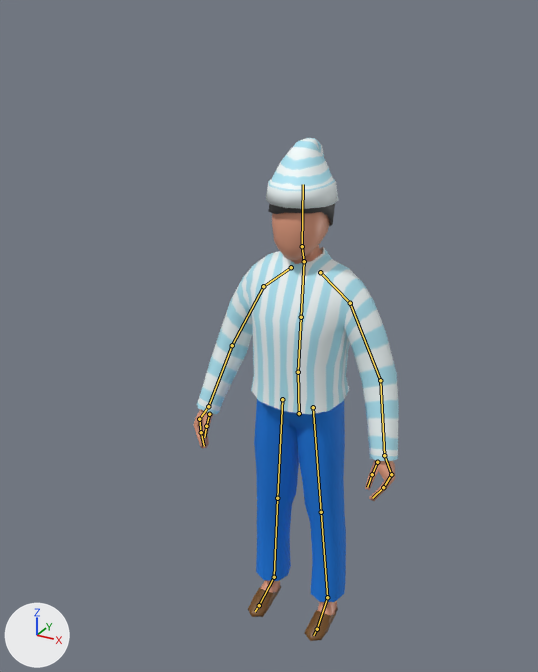
The Blender file game/Blend/character.blend: old version first, new version second.
The view is the same before and after, from a camera (50 mm lens) standing at (1.01, -2.05, 2.18) and looking at (-0.05, -0.12, 1.22). The axes (+X, +Y, +Z) are drawn at lower left. The lights are the same throughout. The bones that bend it are drawn over the model as lines.

In view in the first picture: 'Cuerpo', 'Pelo', 'Zapato', 'gorro', 'pantalones', 'polera'.
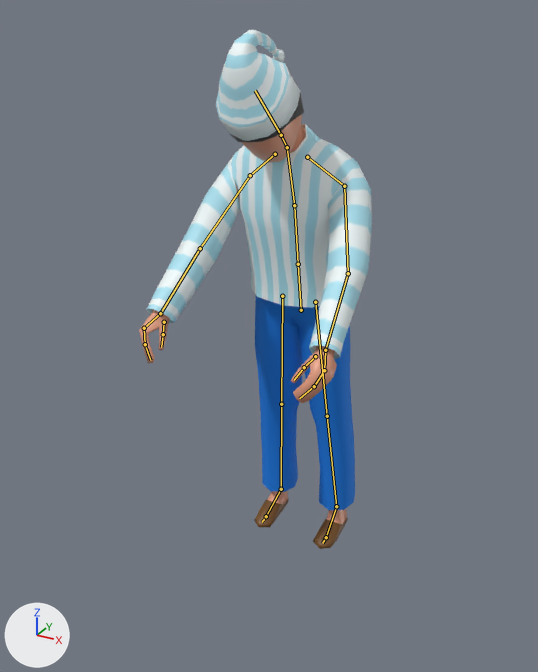
The newer file adds an action. The first version stands in its rest pose; the second is drawn at frame 19 of the action 'Jump'.

Changed parts and their boxes [x1, y1, x2, y2] in the pictures (538 x 672 px):
```json
{"object": "polera", "change": "posed", "before": [197, 247, 399, 461], "after": [147, 124, 372, 359], "on screen": "11% wider, 10% taller"}
{"object": "pantalones", "change": "posed", "before": [254, 399, 346, 602], "after": [255, 296, 355, 510], "on screen": "9% wider"}
{"object": "gorro", "change": "posed", "before": [266, 138, 338, 209], "after": [216, 30, 300, 141], "on screen": "16% wider, 56% taller"}
{"object": "Cuerpo", "change": "posed", "before": [194, 212, 395, 616], "after": [139, 114, 347, 524]}
{"object": "Zapato", "change": "posed", "before": [248, 586, 338, 641], "after": [254, 499, 348, 549], "on screen": "9% shorter"}
{"object": "Pelo", "change": "posed", "before": [268, 204, 335, 226], "after": [230, 82, 304, 142]}
{"bone": "Caderas", "before": "(299, 413) to (298, 372)", "after": "(301, 310) to (298, 264)"}
{"bone": "Estomago", "before": "(298, 372) to (301, 317)", "after": "(298, 264) to (294, 205)"}
{"bone": "Pecho", "before": "(301, 317) to (304, 261)", "after": "(294, 205) to (287, 147)"}
{"bone": "Cuello", "before": "(304, 261) to (302, 246)", "after": "(287, 147) to (281, 135)"}
{"bone": "Cabeza", "before": "(302, 246) to (303, 184)", "after": "(281, 135) to (255, 90)"}
{"bone": "brazo.L", "before": "(350, 303) to (380, 380)", "after": "(344, 186) to (348, 273)"}
{"bone": "antebrazo.L", "before": "(380, 380) to (384, 455)", "after": "(348, 273) to (325, 350)"}
{"bone": "brazo.R", "before": "(263, 286) to (232, 345)", "after": "(250, 175) to (200, 248)"}
{"bone": "antebrazo.R", "before": "(232, 345) to (208, 406)", "after": "(200, 248) to (160, 313)"}
```

Edits to the scene script, one JSON object a line:
```json
{"block": "bone_caderas", "where": "bone_caderas = bpy.data.objects['Armature'].pose.bones['Caderas']"}
{"op": "set", "path": "bone_caderas.location", "old": "(0.0, 0.0, 0.0)", "new": "(0.0, 0.387, -0.029)"}
{"op": "set", "path": "bone_caderas.rotation_quaternion", "old": "(1.0, 0.0, 0.0, 0.0)", "new": "(0.999, 0.043, 0.0, 0.0)", "note": "degrees (0, 0, 0) -> degrees (5, 0, 0)"}
{"block": "bone_estomago", "where": "bone_estomago = bpy.data.objects['Armature'].pose.bones['Estomago']  # child of 'Caderas'"}
{"op": "set", "path": "bone_estomago.rotation_quaternion", "old": "(1.0, 0.0, 0.0, 0.0)", "new": "(0.998, 0.067, 0.0, 0.0)", "note": "degrees (0, 0, 0) -> degrees (8, 0, 0)"}
{"block": "bone_pecho", "where": "bone_pecho = bpy.data.objects['Armature'].pose.bones['Pecho']  # child of 'Estomago'"}
{"op": "set", "path": "bone_pecho.rotation_quaternion", "old": "(1.0, 0.0, 0.0, 0.0)", "new": "(0.997, 0.073, 0.0, 0.0)", "note": "degrees (0, 0, 0) -> degrees (8, 0, 0)"}
{"block": "bone_cuello", "where": "bone_cuello = bpy.data.objects['Armature'].pose.bones['Cuello']  # child of 'Pecho'"}
{"op": "set", "path": "bone_cuello.rotation_quaternion", "old": "(1.0, 0.0, 0.0, 0.0)", "new": "(0.998, 0.063, 0.0, 0.0)", "note": "degrees (0, 0, 0) -> degrees (7, 0, 0)"}
{"block": "bone_cabeza", "where": "bone_cabeza = bpy.data.objects['Armature'].pose.bones['Cabeza']  # child of 'Cuello'"}
{"op": "set", "path": "bone_cabeza.rotation_quaternion", "old": "(1.0, 0.0, 0.0, 0.0)", "new": "(0.985, 0.17, 0.0, 0.0)", "note": "degrees (0, 0, 0) -> degrees (20, 0, 0)"}
{"block": "bone_brazo_l", "where": "bone_brazo_l = bpy.data.objects['Armature'].pose.bones['brazo.L']  # child of 'hombro.L'"}
{"op": "set", "path": "bone_brazo_l.rotation_quaternion", "old": "(1.0, 0.0, 0.0, 0.0)", "new": "(0.899, 0.436, -0.052, 0.01)", "note": "degrees (0, 0, 0) -> degrees (52, -6, -2)"}
{"block": "bone_antebrazo_l", "where": "bone_antebrazo_l = bpy.data.objects['Armature'].pose.bones['antebrazo.L']  # child of 'brazo.L'"}
{"op": "set", "path": "bone_antebrazo_l.rotation_quaternion", "old": "(1.0, 0.0, 0.0, 0.0)", "new": "(0.967, -0.007, 0.251, 0.03)", "note": "degrees (0, 0, 0) -> degrees (0, 29, 4)"}
{"block": "bone_brazo_r", "where": "bone_brazo_r = bpy.data.objects['Armature'].pose.bones['brazo.R']  # child of 'hombro.R'"}
{"op": "set", "path": "bone_brazo_r.rotation_quaternion", "old": "(1.0, 0.0, 0.0, 0.0)", "new": "(0.899, 0.436, 0.052, -0.01)", "note": "degrees (0, 0, 0) -> degrees (52, 6, 2)"}
{"block": "bone_antebrazo_r", "where": "bone_antebrazo_r = bpy.data.objects['Armature'].pose.bones['antebrazo.R']  # child of 'brazo.R'"}
{"op": "set", "path": "bone_antebrazo_r.rotation_quaternion", "old": "(1.0, 0.0, 0.0, 0.0)", "new": "(0.967, -0.007, -0.251, -0.03)", "note": "degrees (0, 0, 0) -> degrees (0, -29, -4)"}
{"block": "bone_leg_ik_l", "where": "bone_leg_ik_l = bpy.data.objects['Armature'].pose.bones['Leg IK.L']"}
{"op": "set", "path": "bone_leg_ik_l.location", "old": "(0.0, 0.0, 0.0)", "new": "(0.0, 0.037, -0.383)"}
{"block": "bone_pole_target_l", "where": "bone_pole_target_l = bpy.data.objects['Armature'].pose.bones['Pole Target.L']"}
{"op": "set", "path": "bone_pole_target_l.location", "old": "(0.0, 0.0, 0.0)", "new": "(0.0, 0.05, -0.379)"}
{"block": "bone_leg_ik_r", "where": "bone_leg_ik_r = bpy.data.objects['Armature'].pose.bones['Leg IK.R']"}
{"op": "set", "path": "bone_leg_ik_r.location", "old": "(0.0, 0.0, 0.0)", "new": "(0.0, 0.037, -0.383)"}
{"block": "bone_pole_target_r", "where": "bone_pole_target_r = bpy.data.objects['Armature'].pose.bones['Pole Target.R']"}
{"op": "set", "path": "bone_pole_target_r.location", "old": "(0.0, 0.0, 0.0)", "new": "(0.0, 0.05, -0.379)"}
```
